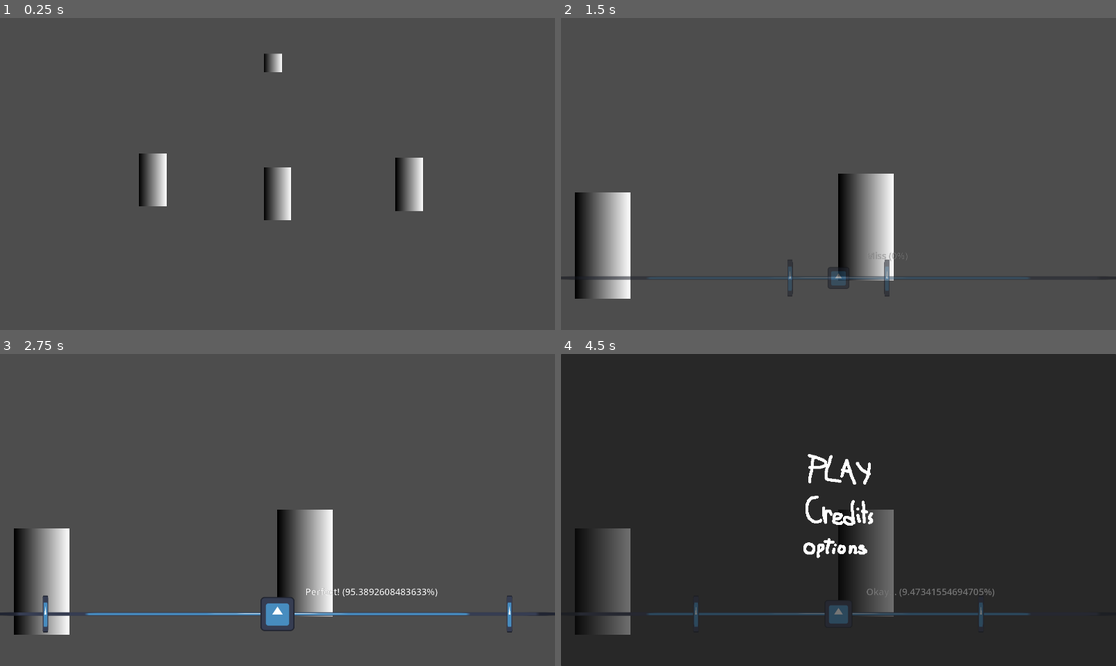
Above: before the commit, frames 1-4 (two rows, left to right).
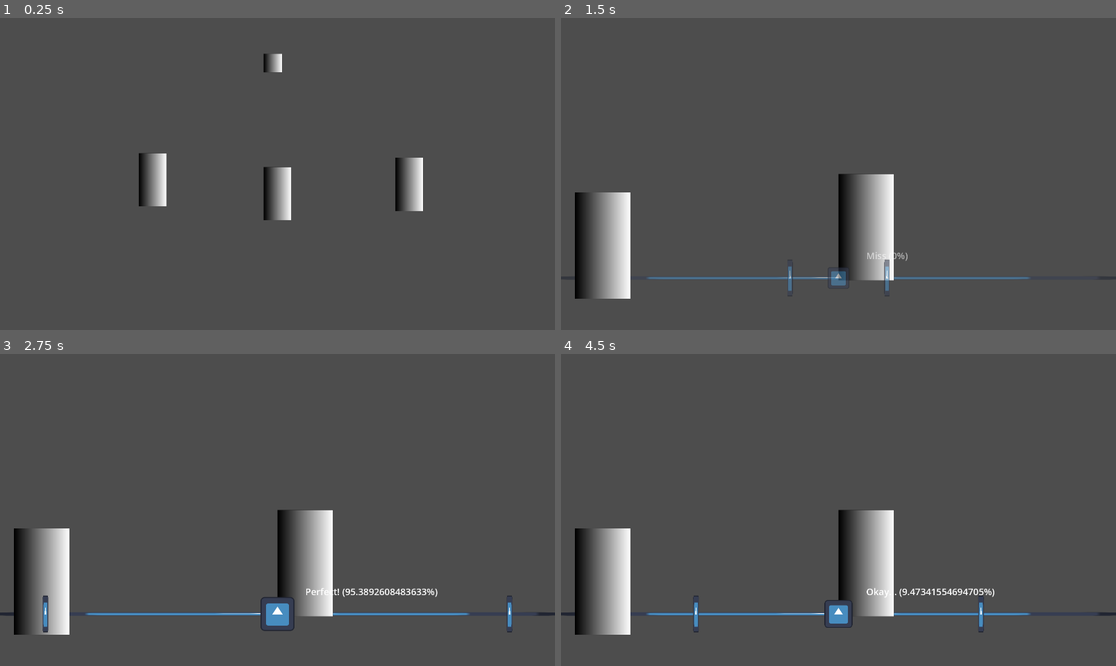
Above: after the commit, the same moments.

Repository: Quarticore/UntitledTomatoGame
Game: Godot game, scene res://scenes/main.tscn
Same seed, same stepped clock (60 frames per second), same inputs: the game is played once before the commit and once after it. The engine's default icon, where the game draws it, is replaced by a stand-in: a white triangle on a blue panel in a dark square. Sound files missing from this copy of the repository are replaced by a short silence.
Inputs (mouse positions are in pixels of both pictures, inside the frame that each line leads up to):
- Up to frame 1 (0.25 s): no input
- Up to frame 2 (1.5 s): tap Enter at 0.5 s; move the mouse to (710, 180) at 0.52 s; press the mouse at (710, 180) at 0.53 s; hold D (InputRight) 0.53-1.28 s; move the mouse to (1115, 255) at 1.27 s; release the mouse at (1115, 255) at 1.28 s; hold A (InputLeft) from 1.28 s (still down); click (1115, 255) at 1.35 s
- Up to frame 3 (2.75 s): move the mouse to (305, 563) at 2.02 s; release A (InputLeft) at 2.03 s; press the mouse at (305, 563) at 2.03 s; hold D (InputRight) from 2.03 s (still down); tap S (InputMiddle) at 2.1 s
- Up to frame 4 (4.5 s): move the mouse to (838, 510) at 2.77 s; release the mouse at (838, 510) at 2.78 s; click (838, 510) at 2.85 s; move the mouse to (1005, 556) at 3.52 s; release D (InputRight) at 3.53 s; press the mouse at (1005, 556) at 3.53 s; hold A (InputLeft) 3.53-4.25 s; tap Escape (Pause) at 4.15 s; release the mouse at (1005, 556) at 4.25 s; click (838, 472) at 4.27 s

The runs differ from the first frame. In frame 1, less than 0.1% of the frame differs, in the area x 25-51%, y 11-65%; in frame 2, 1.0%; in frame 3, 0.4%; in frame 4, 98%, in the area x 0-100%, y 0-100%.

Commit message:
fix: gameplay in subviewport

Diff:
--- a/assets/scripts/camera_scale.gd
+++ /dev/null
@@ -1,8 +0,0 @@
-extends Camera2D
-
-@onready var tex: Sprite2D = $ViewportTextureRect
-
-# Called every frame. 'delta' is the elapsed time since the previous frame.
-func _process(delta: float) -> void:
-	tex.scale = Vector2(1, 1) / zoom
-	pass
--- a/assets/scripts/pause.gd
+++ b/assets/scripts/pause.gd
@@ -2,8 +2,6 @@
 
 const MENU = preload("res://scenes/main_menu.tscn")
 var menu_ref = null
-
-@onready var ui_viewport = %UIViewport
 
 
 func _process(delta: float) -> void:
@@ -14,6 +12,6 @@
 		else:
 			# Instantiate the menu in the ui viewport
 			menu_ref = MENU.instantiate()
-			ui_viewport.add_child.call_deferred(menu_ref)
+			get_tree().root.add_child.call_deferred(menu_ref)
 
 	pass
--- a/assets/scripts/selection_manager.gd
+++ b/assets/scripts/selection_manager.gd
@@ -1,13 +1,14 @@
 extends Node
 
-@onready var Light: Sprite2D = get_node("/root/Main/Light")
-@onready var Member1: Node2D = get_node("/root/Main/Member")
-@onready var Member2: Node2D = get_node("/root/Main/Member2")
-@onready var Member3: Node2D = get_node("/root/Main/Member3")
-@onready var Camera: Camera2D = get_node("/root/Main/MainCamera")
+var root_path = "/root/Main/GameContainer/GameViewport/"
+@onready var Light: Sprite2D = get_node(root_path + "Light")
+@onready var Member1: Node2D = get_node(root_path + "Member")
+@onready var Member2: Node2D = get_node(root_path + "Member2")
+@onready var Member3: Node2D = get_node(root_path + "Member3")
+@onready var Camera: Camera2D = get_node(root_path + "MainCamera")
 
 func on_select_any():
-	var gameplay_ui = get_node("/root/Main/UIViewport/GameplayUI")
+	var gameplay_ui = get_node("/root/Main/GameplayUI")
 	gameplay_ui.play_show()
 
 func _on_member_hovered() -> void:
--- a/assets/scripts/viewport_display_input_forwarder.gd
+++ /dev/null
@@ -1,12 +0,0 @@
-extends Sprite2D
-
-@onready var ui_viewport: SubViewport = get_node("/root/Main/UIViewport")
-
-func _ready():
-	ui_viewport.set_process_unhandled_input(true)
-
-func _on_area_2d_input_event(viewport: Node, event: InputEvent, shape_idx: int) -> void:
-	# Pass to viewport
-	if event.is_action_pressed("Click"):
-		var mevent = event.duplicate()
-		ui_viewport.push_unhandled_input(mevent)
--- a/scenes/main.tscn
+++ b/scenes/main.tscn
@@ -1,24 +1,16 @@
-[gd_scene load_steps=18 format=3 uid="uid://de4vrd6yr3nho"]
+[gd_scene load_steps=14 format=3 uid="uid://de4vrd6yr3nho"]
 
 [ext_resource type="Script" path="res://assets/scripts/pause.gd" id="1_3bpvp"]
 [ext_resource type="Script" path="res://assets/scripts/selection_manager.gd" id="1_l4jld"]
 [ext_resource type="PackedScene" uid="uid://rf7wiy4b21xh" path="res://scenes/member.tscn" id="2_ak1xx"]
 [ext_resource type="PackedScene" uid="uid://cpp7ddhx8pqcf" path="res://scenes/audio_manager.tscn" id="3_m7yqh"]
-[ext_resource type="Script" path="res://assets/scripts/camera_scale.gd" id="4_k61ne"]
 [ext_resource type="PackedScene" uid="uid://d2q3qtuygsylc" path="res://scenes/beat_indicator.tscn" id="4_xrbsb"]
 [ext_resource type="Script" path="res://assets/scripts/gameplay_ui.gd" id="5_03y6y"]
-[ext_resource type="Script" path="res://assets/scripts/viewport_display_input_forwarder.gd" id="5_frg55"]
 
 [sub_resource type="Gradient" id="Gradient_w5xsi"]
 
 [sub_resource type="GradientTexture2D" id="GradientTexture2D_1rt5t"]
 gradient = SubResource("Gradient_w5xsi")
-
-[sub_resource type="ViewportTexture" id="ViewportTexture_4737g"]
-viewport_path = NodePath("UIViewport")
-
-[sub_resource type="RectangleShape2D" id="RectangleShape2D_t4peg"]
-size = Vector2(1920, 1080)
 
 [sub_resource type="Animation" id="Animation_3c3il"]
 length = 0.001
@@ -79,58 +71,52 @@
 [node name="Main" type="Node2D"]
 script = ExtResource("1_3bpvp")
 
-[node name="SelectionManager" type="Node" parent="."]
-script = ExtResource("1_l4jld")
+[node name="GameContainer" type="SubViewportContainer" parent="."]
+offset_right = 1920.0
+offset_bottom = 1080.0
 
-[node name="Member" parent="." instance=ExtResource("2_ak1xx")]
-position = Vector2(480, 472)
-
-[node name="Member2" parent="." instance=ExtResource("2_ak1xx")]
-position = Vector2(912, 520)
-
-[node name="Member3" parent="." instance=ExtResource("2_ak1xx")]
-position = Vector2(1368, 488)
-
-[node name="Light" type="Sprite2D" parent="."]
-position = Vector2(944, 160)
-texture = SubResource("GradientTexture2D_1rt5t")
-
-[node name="MainCamera" type="Camera2D" parent="."]
-position = Vector2(960, 544)
-script = ExtResource("4_k61ne")
-
-[node name="ViewportTextureRect" type="Sprite2D" parent="MainCamera"]
-texture = SubResource("ViewportTexture_4737g")
-script = ExtResource("5_frg55")
-
-[node name="Area2D" type="Area2D" parent="MainCamera/ViewportTextureRect"]
-
-[node name="CollisionShape2D" type="CollisionShape2D" parent="MainCamera/ViewportTextureRect/Area2D"]
-shape = SubResource("RectangleShape2D_t4peg")
-debug_color = Color(0, 0.6, 0.701961, 0.0352941)
-
-[node name="AudioManager" parent="." instance=ExtResource("3_m7yqh")]
-
-[node name="UIViewport" type="SubViewport" parent="."]
+[node name="GameViewport" type="SubViewport" parent="GameContainer"]
 unique_name_in_owner = true
 disable_3d = true
 transparent_bg = true
 handle_input_locally = false
+physics_object_picking = true
 size = Vector2i(1920, 1080)
 
-[node name="GameplayUI" type="Node2D" parent="UIViewport"]
+[node name="SelectionManager" type="Node" parent="GameContainer/GameViewport"]
+script = ExtResource("1_l4jld")
+
+[node name="Member" parent="GameContainer/GameViewport" instance=ExtResource("2_ak1xx")]
+position = Vector2(480, 472)
+
+[node name="Member2" parent="GameContainer/GameViewport" instance=ExtResource("2_ak1xx")]
+position = Vector2(912, 520)
+
+[node name="Member3" parent="GameContainer/GameViewport" instance=ExtResource("2_ak1xx")]
+position = Vector2(1368, 488)
+
+[node name="Light" type="Sprite2D" parent="GameContainer/GameViewport"]
+position = Vector2(944, 160)
+texture = SubResource("GradientTexture2D_1rt5t")
+
+[node name="MainCamera" type="Camera2D" parent="GameContainer/GameViewport"]
+position = Vector2(960, 544)
+
+[node name="AudioManager" parent="GameContainer/GameViewport" instance=ExtResource("3_m7yqh")]
+
+[node name="GameplayUI" type="Node2D" parent="."]
 modulate = Color(1, 1, 1, 0)
 script = ExtResource("5_03y6y")
 
-[node name="AnimationPlayer" type="AnimationPlayer" parent="UIViewport/GameplayUI"]
+[node name="AnimationPlayer" type="AnimationPlayer" parent="GameplayUI"]
 libraries = {
 "": SubResource("AnimationLibrary_p7led")
 }
 
-[node name="BeatIndicator" parent="UIViewport/GameplayUI" node_paths=PackedStringArray("audio_manager") instance=ExtResource("4_xrbsb")]
-audio_manager = NodePath("../../../AudioManager")
+[node name="BeatIndicator" parent="GameplayUI" node_paths=PackedStringArray("audio_manager") instance=ExtResource("4_xrbsb")]
+audio_manager = NodePath("../../GameContainer/GameViewport/AudioManager")
 
-[node name="HitQualityIndicator" type="Label" parent="UIViewport/GameplayUI"]
+[node name="HitQualityIndicator" type="Label" parent="GameplayUI"]
 offset_left = 1056.0
 offset_top = 800.0
 offset_right = 1136.0
@@ -138,11 +124,10 @@
 text = "INDICATOR"
 label_settings = SubResource("LabelSettings_5fu4v")
 
-[connection signal="hovered" from="Member" to="SelectionManager" method="_on_member_hovered"]
-[connection signal="selected" from="Member" to="SelectionManager" method="_on_member_selected"]
-[connection signal="hovered" from="Member2" to="SelectionManager" method="_on_member_2_hovered"]
-[connection signal="selected" from="Member2" to="SelectionManager" method="_on_member_2_selected"]
-[connection signal="hovered" from="Member3" to="SelectionManager" method="_on_member_3_hovered"]
-[connection signal="selected" from="Member3" to="SelectionManager" method="_on_member_3_selected"]
-[connection signal="input_event" from="MainCamera/ViewportTextureRect/Area2D" to="MainCamera/ViewportTextureRect" method="_on_area_2d_input_event"]
-[connection signal="rhythm_input" from="AudioManager" to="UIViewport/GameplayUI" method="_on_audio_manager_rhythm_input"]
+[connection signal="hovered" from="GameContainer/GameViewport/Member" to="GameContainer/GameViewport/SelectionManager" method="_on_member_hovered"]
+[connection signal="selected" from="GameContainer/GameViewport/Member" to="GameContainer/GameViewport/SelectionManager" method="_on_member_selected"]
+[connection signal="hovered" from="GameContainer/GameViewport/Member2" to="GameContainer/GameViewport/SelectionManager" method="_on_member_2_hovered"]
+[connection signal="selected" from="GameContainer/GameViewport/Member2" to="GameContainer/GameViewport/SelectionManager" method="_on_member_2_selected"]
+[connection signal="hovered" from="GameContainer/GameViewport/Member3" to="GameContainer/GameViewport/SelectionManager" method="_on_member_3_hovered"]
+[connection signal="selected" from="GameContainer/GameViewport/Member3" to="GameContainer/GameViewport/SelectionManager" method="_on_member_3_selected"]
+[connection signal="rhythm_input" from="GameContainer/GameViewport/AudioManager" to="GameplayUI" method="_on_audio_manager_rhythm_input"]
--- /dev/null
+++ b/scenes/ui_viewport_test.gd
@@ -0,0 +1,4 @@
+extends SubViewport
+
+func _input(event: InputEvent) -> void:
+	print(event)
